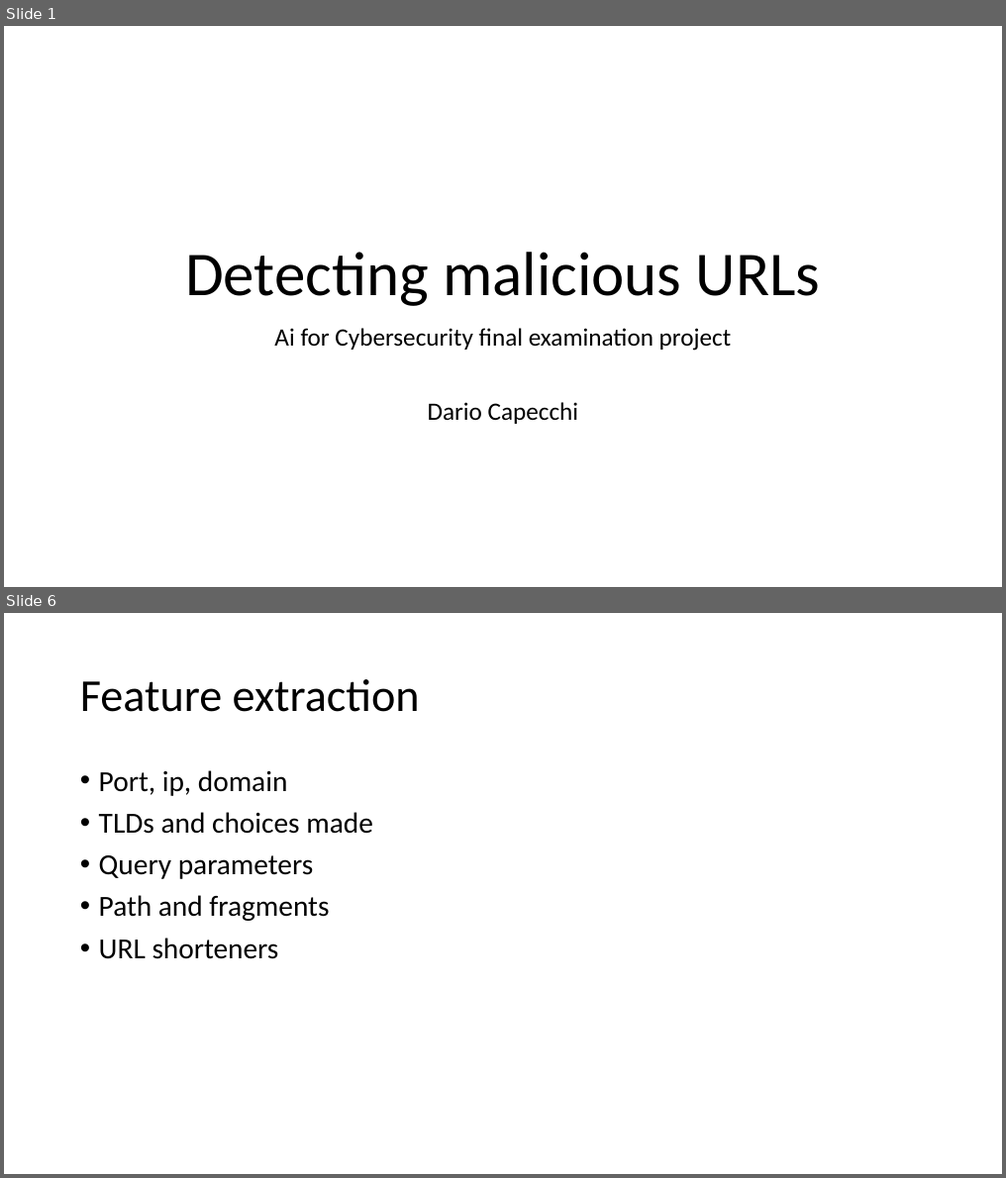
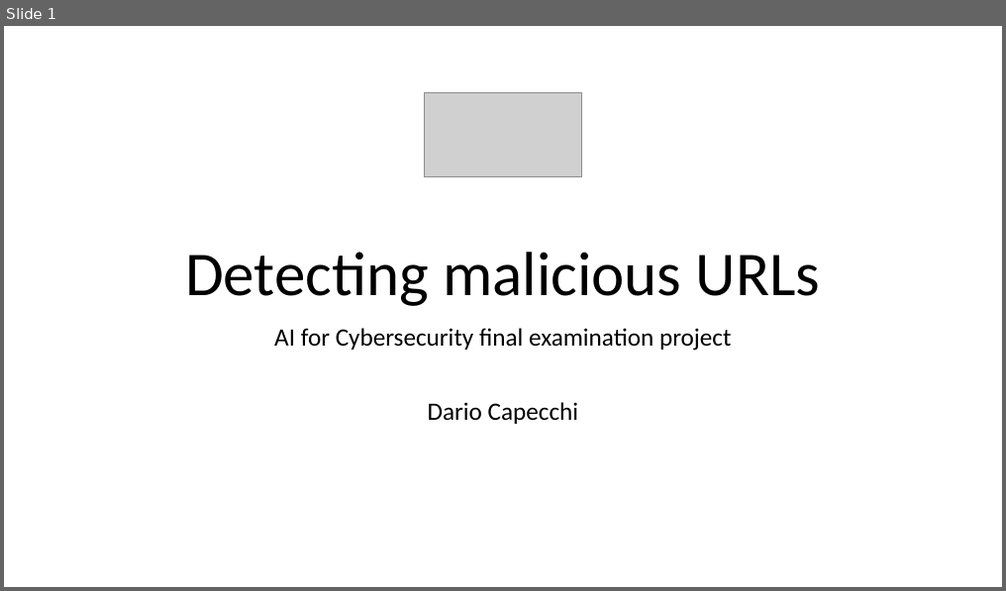
Before and after one commit to Metalcape/url-classifier, a slide deck: slides.pptx. Shown one above the other, each under a label of ours: slides 1 and 6 before the commit, slide 1 after it; the slides between them are not shown. The pictures are 1006x1178 and 1006x591 pixels, drawn with LibreOffice and Linux fonts; fonts in the diff are those of the drawing; grey boxes stand for pictures. Boxes give left, top, right and bottom in pixels: in the first picture for what was removed or moved away, otherwise in the second. Text is boxed around its words. In the diff, an @@ line names an element or a change of style, - is before the commit and + after.

```diff
--- a/slides.pptx
+++ b/slides.pptx
@@ slide 6 removed at [4,613,1002,1174], background #FFFFFF @@
@@ title removed at [80,679,420,712] @@
-Feature extraction
@@ text removed at [99,770,373,959] @@
-• Port, ip, domain
-• TLDs and choices made
-• Query parameters
-• Path and fragments
-• URL shorteners
@@ slide 1 changed as well @@
@@ picture added at [425,92,582,176] @@
@@ subtitle at [274,328,732,351]: text changed @@
-Ai for Cybersecurity final examination project
+AI for Cybersecurity final examination project
```
Also in this commit, not shown: 3 other slides changed, 10 slides added, 3 other slides removed, 21 other files.
